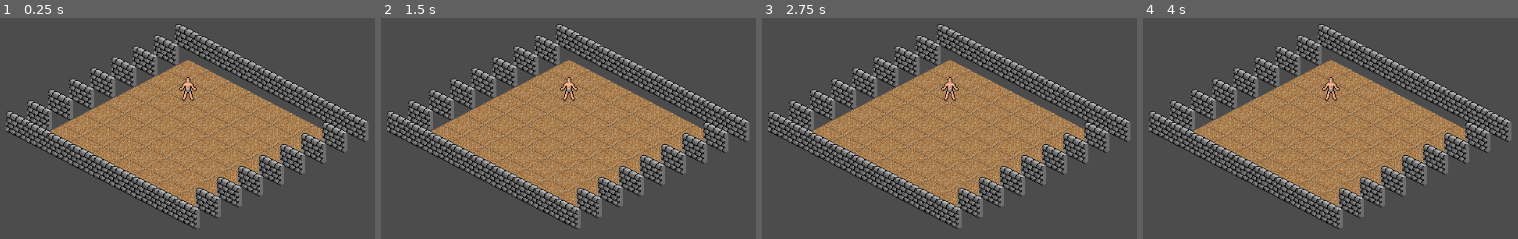
Above: before the commit, frames 1-4 (left to right).
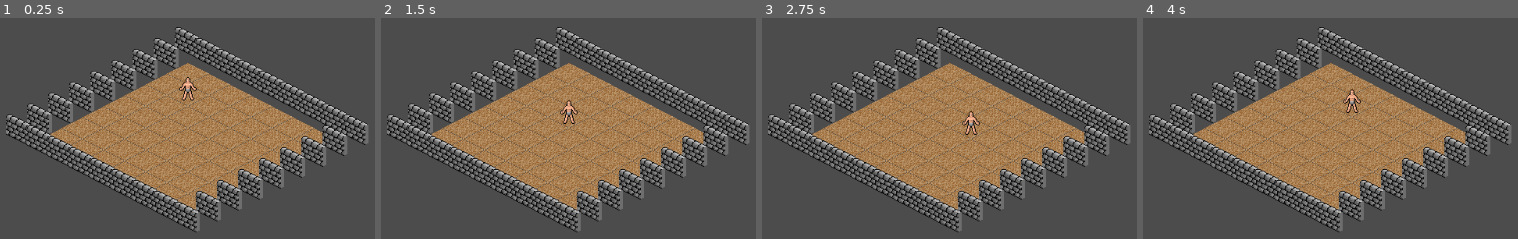
Above: after the commit, the same moments.

Repository: Zireael07/Veins-of-the-Earth-Godot
Game: Godot game, scene res://main.tscn
The game is run twice, just before and just after one commit, with the same random seed, the same clock (stepped at 60 frames per second) and the same inputs.
Inputs:
- Up to frame 1 (0.25 s): no input
- Up to frame 2 (1.5 s): tap Enter at 0.5 s; hold Right (move_right, bound only after the commit) 0.53-1.28 s; tap Space at 1.25 s; hold Down (move_down, bound only after the commit) from 1.28 s (still down)
- Up to frame 3 (2.75 s): tap Enter at 2 s; release Down (move_down, bound only after the commit) at 2.03 s; hold Right (move_right, bound only after the commit) from 2.03 s (still down)
- Up to frame 4 (4 s): tap Space at 2.75 s; release Right (move_right, bound only after the commit) at 2.78 s; hold Up (move_up, bound only after the commit) 2.78-3.53 s; tap Enter at 3.5 s; hold Left (move_left, bound only after the commit) from 3.53 s (still down)

The runs differ from the first frame. In frame 1, 25% of the frame differs, in the area x 1-99%, y 2-97%; in frame 2, 25%; in frame 3, 25%; in frame 4, 25%.

Commit message:
part 1, moving around

Diff:
--- a/main.tscn
+++ b/main.tscn
@@ -1,7 +1,8 @@
-[gd_scene load_steps=3 format=2]
+[gd_scene load_steps=4 format=2]
 
 [ext_resource path="res://tileset/tileset_set.tres" type="TileSet" id=1]
-[ext_resource path="res://assets/human_m.png" type="Texture" id=2]
+[ext_resource path="res://player.gd" type="Script" id=2]
+[ext_resource path="res://assets/human_m.png" type="Texture" id=3]
 
 [node name="Node2D" type="Node2D" index="0"]
 
@@ -31,12 +32,13 @@
 
 [node name="Node2D" type="Node2D" parent="." index="1"]
 
-position = Vector2( 0, 64 )
+position = Vector2( 0, 60 )
+script = ExtResource( 2 )
 _sections_unfolded = [ "Transform" ]
 
 [node name="Sprite" type="Sprite" parent="Node2D" index="0"]
 
-texture = ExtResource( 2 )
+texture = ExtResource( 3 )
 
 [node name="Camera2D" type="Camera2D" parent="Node2D" index="1"]
 
--- /dev/null
+++ b/player.gd
@@ -0,0 +1,62 @@
+extends Node2D
+
+# class member variables go here, for example:
+var direction = Vector2()
+
+var target_pos = Vector2()
+
+var grid
+# The map_to_world function returns the position of the tile's top left corner in isometric space,
+# we have to offset the objects on the Y axis to center them on the tiles
+var tile_offset = Vector2(0,0)
+var tile_size = Vector2(0,0)
+
+func cartesian_to_isometric(vector):
+	return Vector2(vector.x - vector.y, (vector.x + vector.y) / 2)
+
+func _ready():
+	# Called when the node is added to the scene for the first time.
+	# Initialization here
+
+	grid = get_parent().get_node("TileMap")
+	tile_size = grid.get_cell_size()
+	tile_offset = Vector2(0, tile_size.y / 2)
+
+	#set_process(true)
+	#pass
+
+func update_position(pos, direction):
+	var grid_pos = grid.world_to_map(pos)
+
+	var new_grid_pos = grid_pos + direction
+
+	var target_pos = grid.map_to_world(new_grid_pos) + tile_offset
+
+	# Print statements help to understand what's happening. We're using GDscript's string format operator % to convert
+	# Vector2s to strings and integrate them to a sentence. The syntax is "... %s" % value / "... %s ... %s" % [value_1, value_2]
+	print("Pos %s, dir %s" % [pos, direction])
+	print("Grid pos, old: %s, new: %s" % [grid_pos, new_grid_pos])
+	#print(target_pos)
+	return target_pos
+
+
+func _input(event):
+	direction = Vector2()
+
+#	if event is InputEventKey:
+#		if event.pressed:
+#			print(event.scancode)
+
+	if Input.is_action_just_pressed("move_up"):
+		direction.y = -1
+	elif Input.is_action_just_pressed("move_down"):
+		direction.y = 1
+
+	if Input.is_action_just_pressed("move_left"):
+		direction.x = -1
+	elif Input.is_action_just_pressed("move_right"):
+		direction.x = 1
+
+	if direction != Vector2():
+		target_pos = update_position(get_position(), direction)
+		set_position(target_pos+Vector2(0,-8))
--- a/project.godot
+++ b/project.godot
@@ -14,6 +14,17 @@
 run/main_scene="res://main.tscn"
 config/icon="res://icon.png"
 
+[input]
+
+move_up=[ Object(InputEventKey,"resource_local_to_scene":false,"resource_name":"","device":0,"alt":false,"shift":false,"control":false,"meta":false,"command":false,"pressed":false,"scancode":16777232,"unicode":0,"echo":false,"script":null)
+ ]
+move_down=[ Object(InputEventKey,"resource_local_to_scene":false,"resource_name":"","device":0,"alt":false,"shift":false,"control":false,"meta":false,"command":false,"pressed":false,"scancode":16777234,"unicode":0,"echo":false,"script":null)
+ ]
+move_left=[ Object(InputEventKey,"resource_local_to_scene":false,"resource_name":"","device":0,"alt":false,"shift":false,"control":false,"meta":false,"command":false,"pressed":false,"scancode":16777231,"unicode":0,"echo":false,"script":null)
+ ]
+move_right=[ Object(InputEventKey,"resource_local_to_scene":false,"resource_name":"","device":0,"alt":false,"shift":false,"control":false,"meta":false,"command":false,"pressed":false,"scancode":16777233,"unicode":0,"echo":false,"script":null)
+ ]
+
 [rendering]
 
 environment/default_environment="res://default_env.tres"
